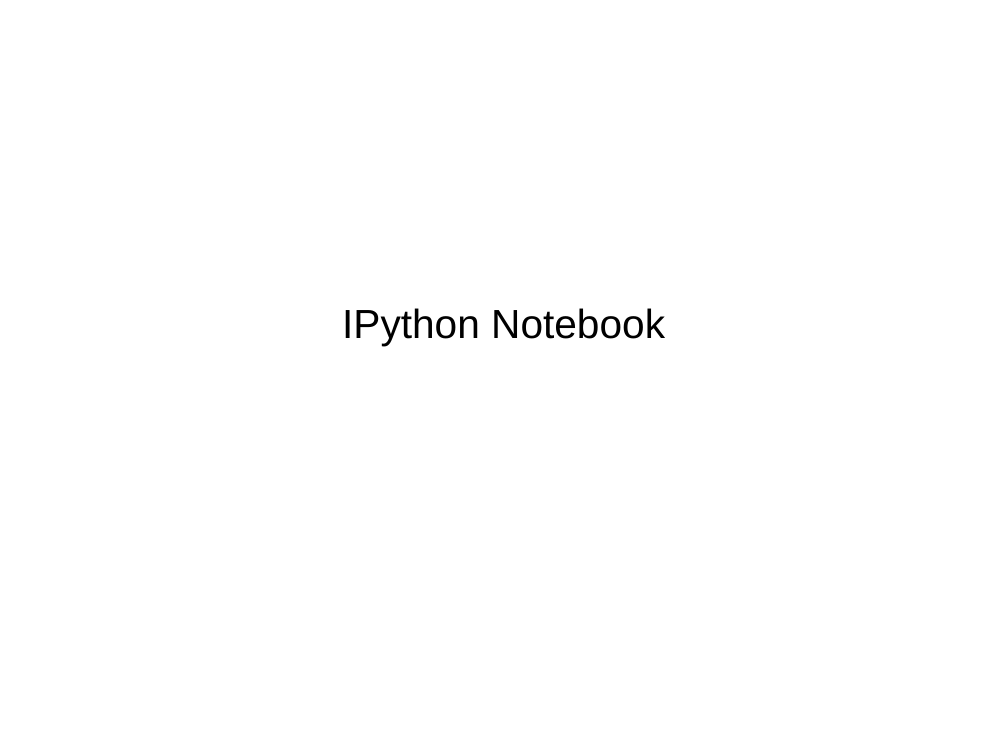
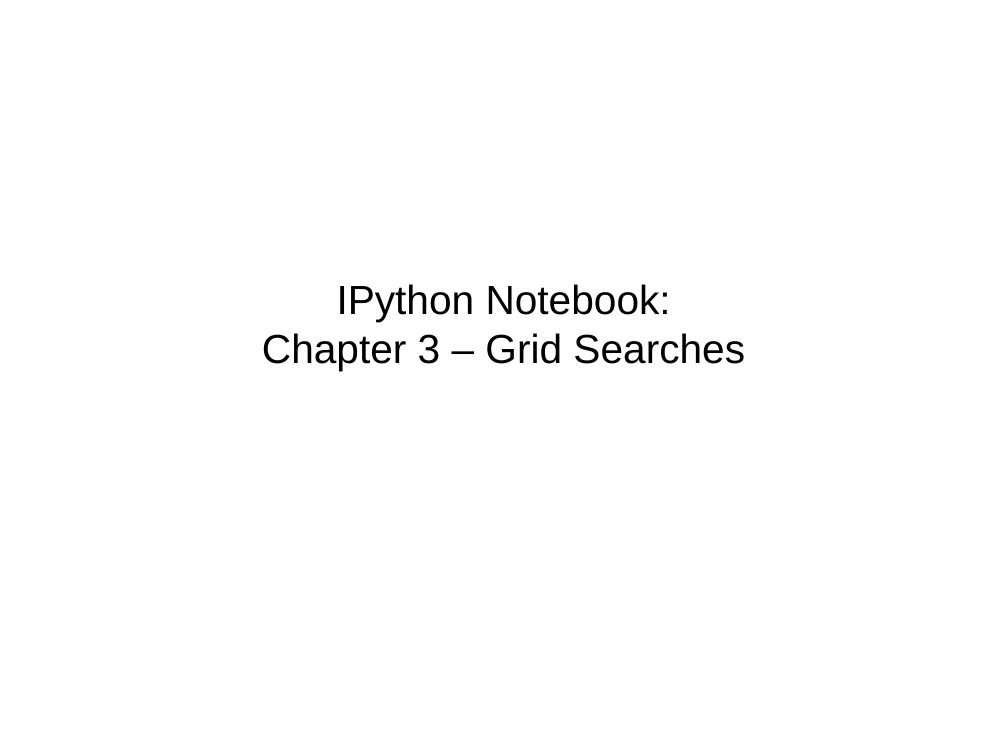
Before and after one commit to amueller/talks_odt, a slide deck: slide 15 of machine-learning-with-scikit-learn-CUNY-2015.odp (slide 11 before the commit). Drawn at 1008x756 pixels with LibreOffice and Linux fonts; fonts in the diff are those of the drawing. Boxes give left, top, right and bottom in pixels: in the first picture for what was removed or moved away, otherwise in the second. Text is boxed around its words. In the diff, an @@ line names an element or a change of style, - is before the commit and + after.

```diff
--- a/machine-learning-with-scikit-learn-CUNY-2015.odp
+++ b/machine-learning-with-scikit-learn-CUNY-2015.odp
@@ subtitle at [262, 284, 745, 371]: text changed @@
-IPython Notebook
+IPython Notebook:
+Chapter 3 – Grid Searches
```
Also in this commit, not shown: 7 other slides changed, 9 slides added, 11 slides removed.
